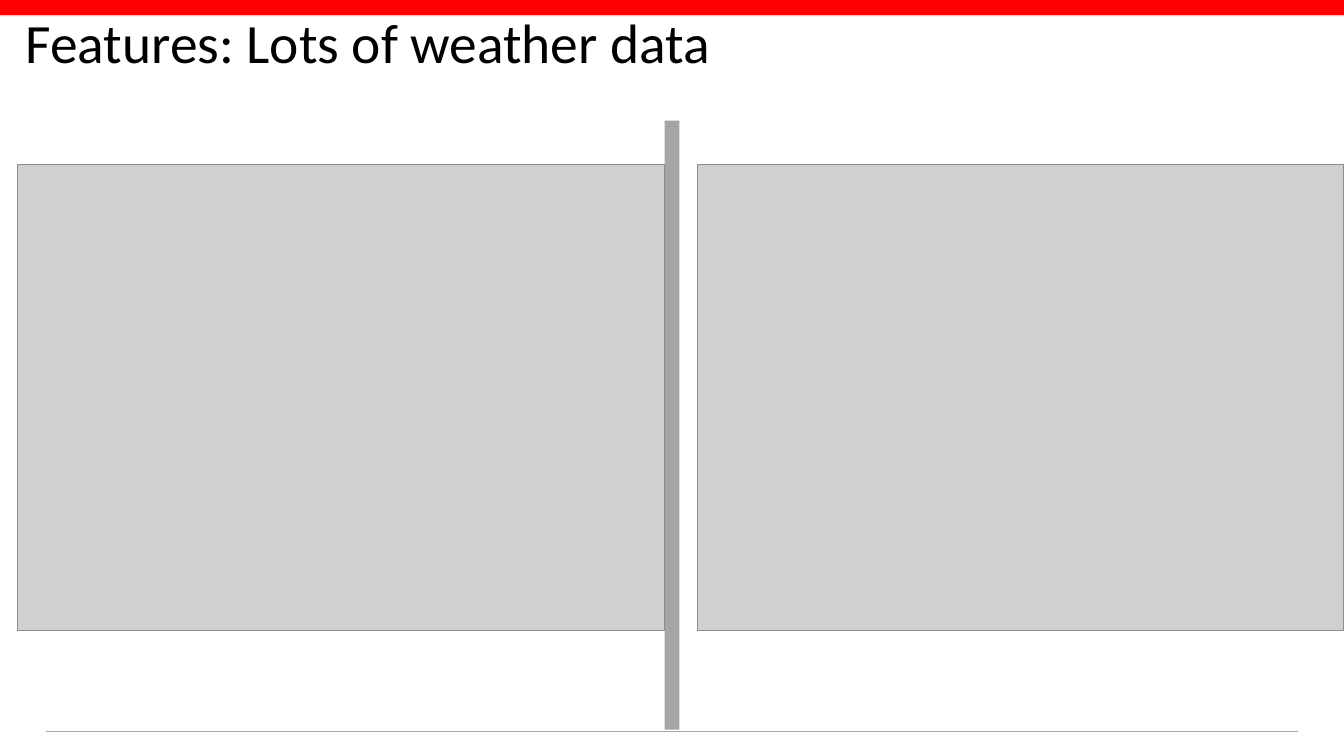
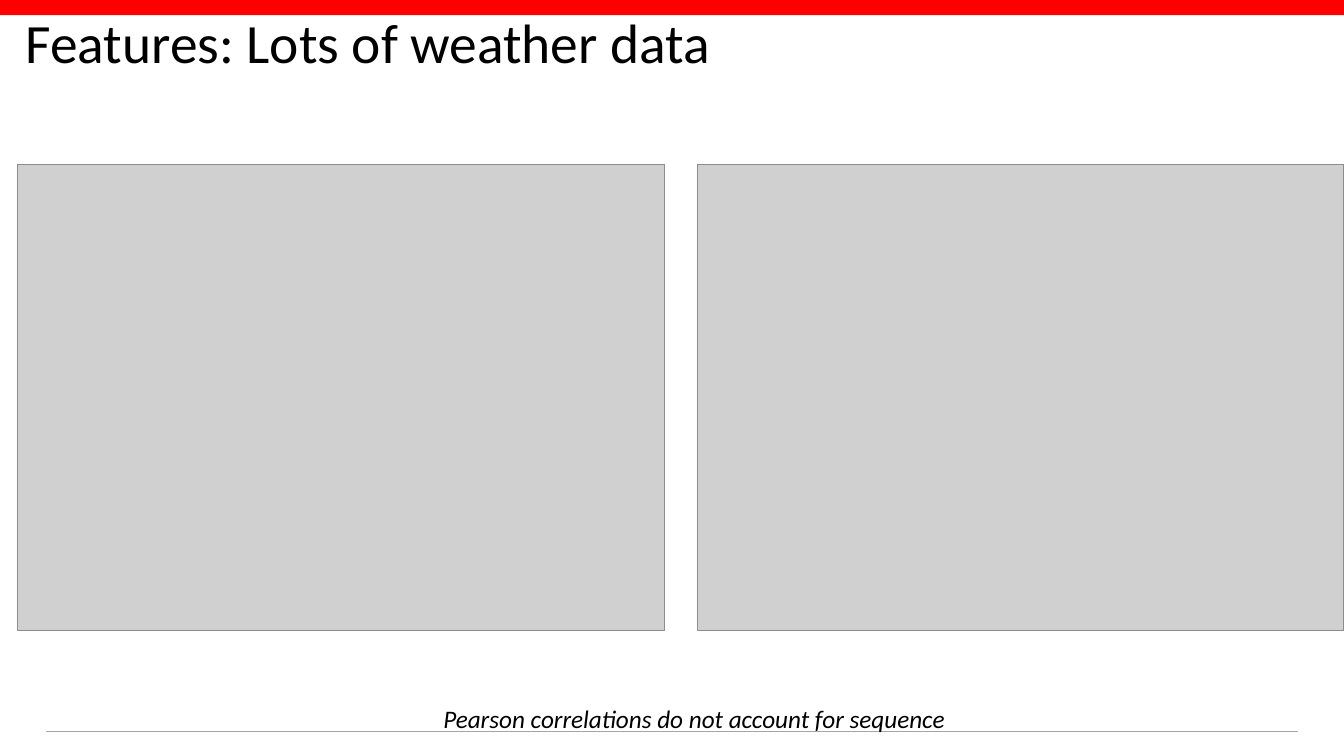
Before and after one commit to conditg/deng-ai, a slide deck: slide 5 of DengAI.pptx. Drawn at 1344x756 pixels with LibreOffice and Linux fonts; fonts in the diff are those of the drawing; grey boxes stand for pictures; background and template pictures are left out. Boxes give left, top, right and bottom in pixels: in the first picture for what was removed or moved away, otherwise in the second. Text is boxed around its words. In the diff, an @@ line names an element or a change of style, - is before the commit and + after.

```diff
--- a/DengAI.pptx
+++ b/DengAI.pptx
@@ rectangle removed at <box>664,121,680,730</box> @@
@@ text added at <box>443,710,945,732</box>, 18 pt, text #000000, italic @@
+Pearson correlations do not account for sequence
```
Also in this commit, not shown: 5 other slides changed, 2 slides added, 3 other files.
